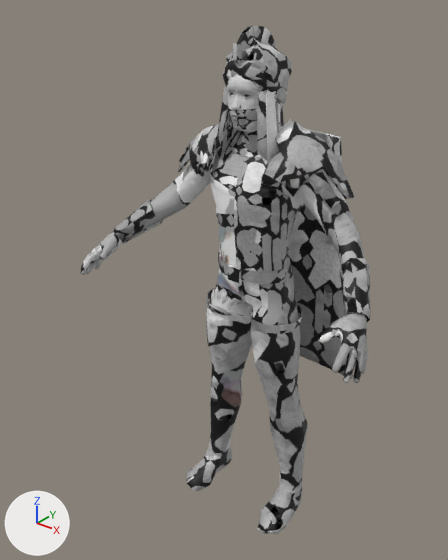
The glTF model public/heroes/m-huge.glb: old version first, new version second.
One viewpoint serves both versions: a 50 mm lens placed at (1.21, -1.72, 2.017), pointed at (-0.081, -0.107, 1.017). The axes (+X, +Y, +Z) are drawn at lower left. The lights are the same throughout. The older version comes first. Vertices at exactly the same position are counted once.

In view in the first picture: 'hero'.
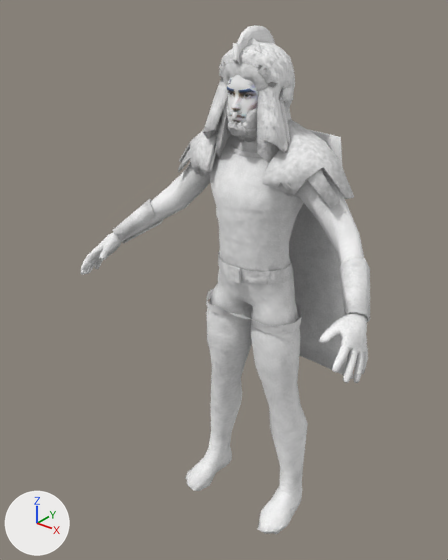
Changed parts and their boxes [x1, y1, x2, y2] in the pictures (448 x 560 px):
part 1 of me_hero, added: after [230, 111, 242, 118]
part 2 of me_hero, built on (mostly hidden before): before [215, 80, 294, 150]; after [203, 41, 295, 153]
part 3 of me_hero, surface changed (lighter): [80, 25, 370, 534] in both

The edits, one by one:
me_hero is used by ob_hero; location (0.0, 0.0, 0.0).
me_hero had 5261 vertices, 10425 faces and spanned x -0.59..0.59, y -0.4..0.22, z -0.01..1.89.
me_hero now has 8223 vertices, 16647 faces and spans x -0.59..0.59, y -0.4..0.22, z -0.01..1.89.
me_hero part 1: a new loose piece of 47 vertices spanning x -0.03..0.03, y -0.16..-0.13, z 1.62..1.64, in mat_hero.
me_hero part 2: 95 vertices moved within x -0.1..0.1, y -0.13..0.07, z 1.57..1.82; 2915 vertices added at x -0.17..0.17, y -0.18..0.13, z 1.42..1.85.
me_hero part 3: 9127 kept faces spanning x -0.59..0.59, y -0.4..0.22, z -0.01..1.89 get new texture (UV) coordinates.
